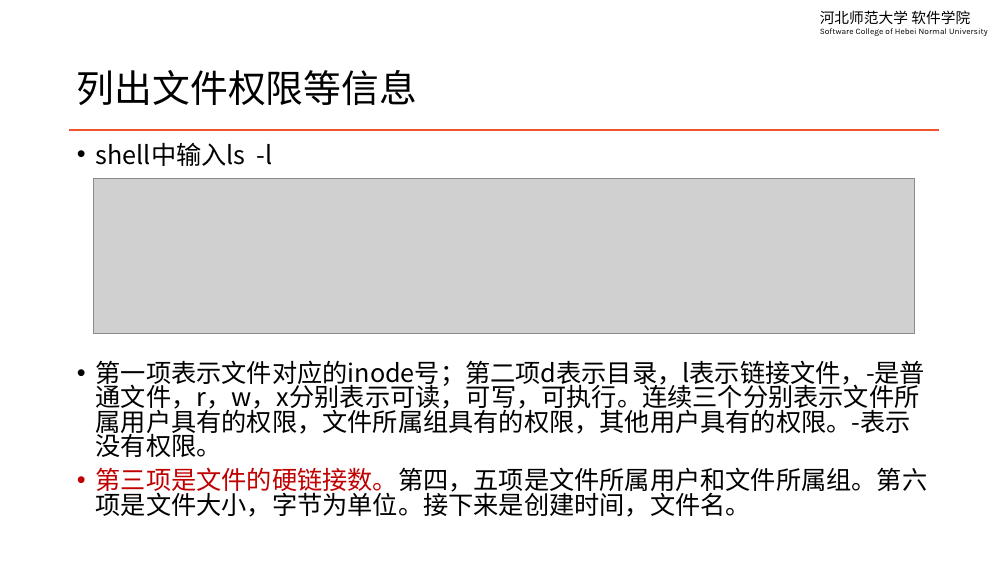
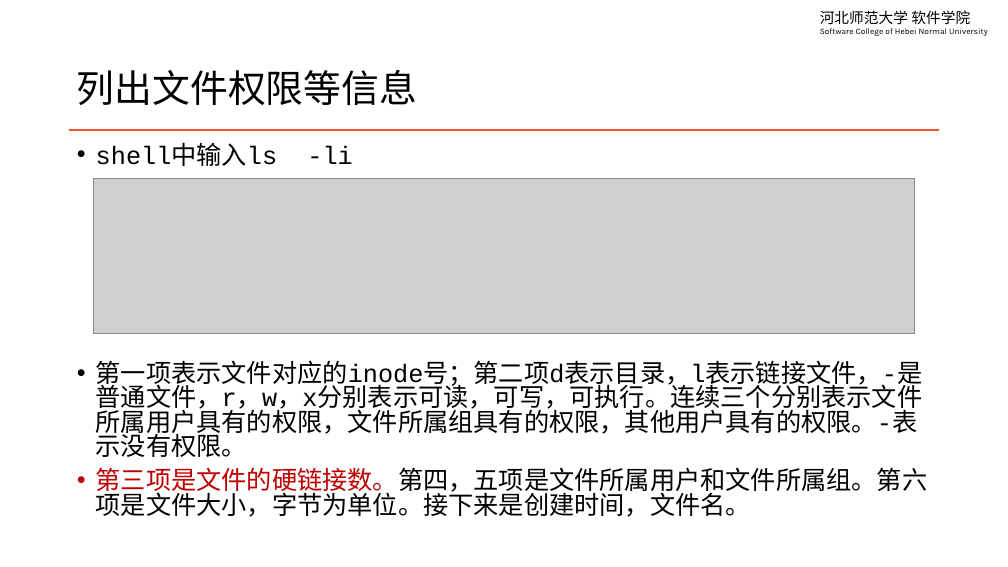
Before and after one commit to edu2act/course-linux-system, a slide deck: slide 7 of materials/slides/ch08-file-management.pptx. Drawn at 1008x567 pixels with LibreOffice and Linux fonts; fonts in the diff are those of the drawing; grey boxes stand for pictures. Boxes give left, top, right and bottom in pixels: in the first picture for what was removed or moved away, otherwise in the second. Text is boxed around its words. In the diff, an @@ line names an element or a change of style, - is before the commit and + after.

```diff
--- a/materials/slides/ch08-file-management.pptx
+++ b/materials/slides/ch08-file-management.pptx
@@ text at (x1=96, y1=145, x2=352, y2=166): text changed; font Noto Sans CJK SC to Courier New @@
-• shell中输入ls -l
+• shell中输入ls -li
@@ text at (x1=96, y1=360, x2=928, y2=517): font Noto Sans CJK SC to Courier New @@
```
Also in this commit, not shown: 3 other files.
